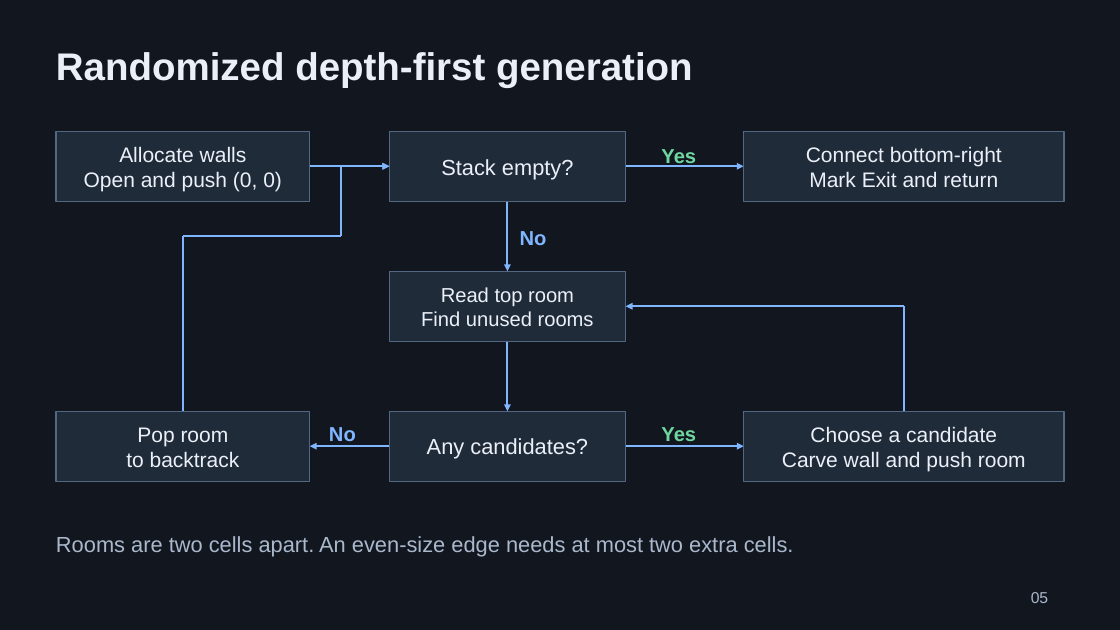
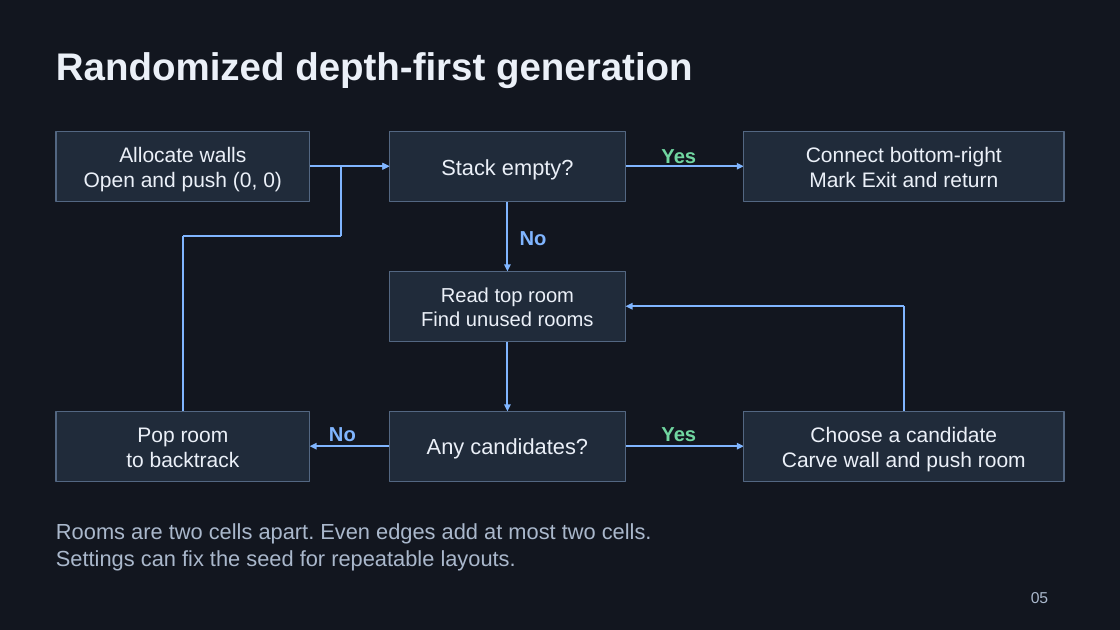
Before and after one commit to RMKolibarov24/NXRP, a slide deck: slide 5 of docs/NXRP_Defense.pptx. Drawn at 1120x630 pixels with LibreOffice and Linux fonts; fonts in the diff are those of the drawing. Boxes give left, top, right and bottom in pixels: in the first picture for what was removed or moved away, otherwise in the second. Text is boxed around its words. In the diff, an @@ line names an element or a change of style, - is before the commit and + after.

```diff
--- a/docs/NXRP_Defense.pptx
+++ b/docs/NXRP_Defense.pptx
@@ text at [56,523,652,570]: text changed @@
-Rooms are two cells apart. An even-size edge needs at most two extra cells.
+Rooms are two cells apart. Even edges add at most two cells.
+Settings can fix the seed for repeatable layouts.
```
Also in this commit, not shown: 8 other slides changed, 1 slide added, 1 slide removed, 5 other files.
